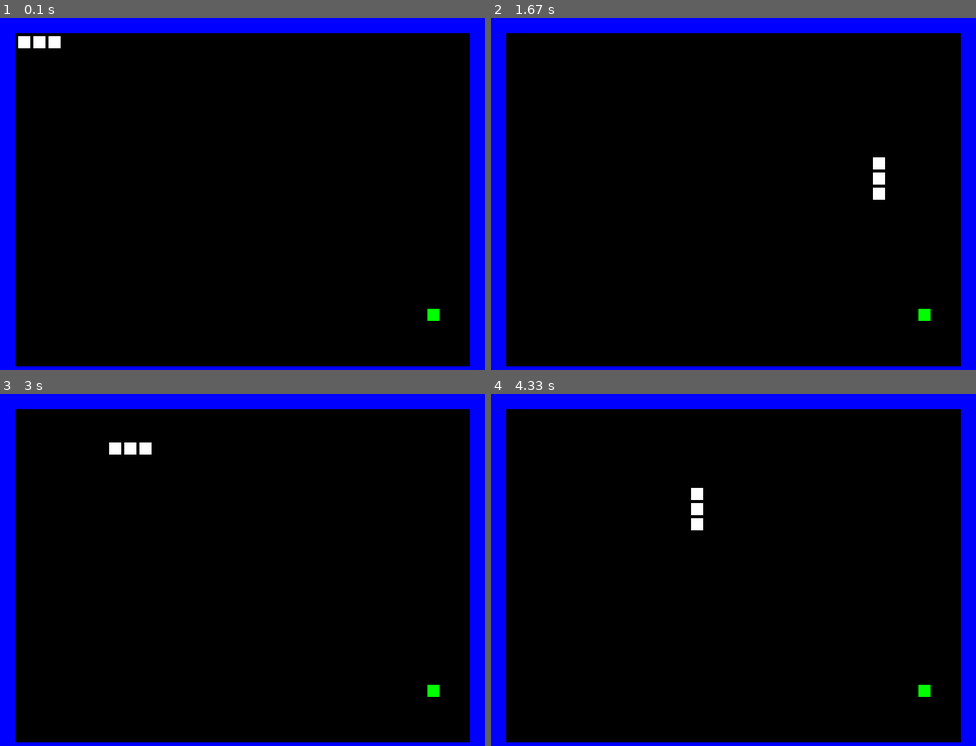
Above: before the commit, frames 1-4 (two rows, left to right).
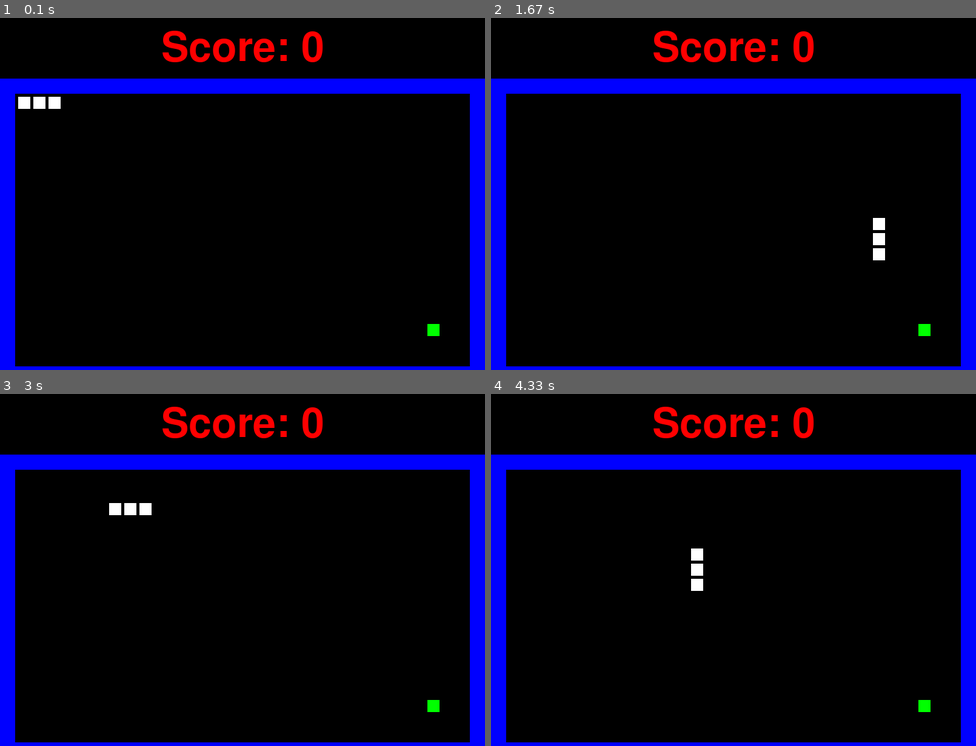
Above: after the commit, the same moments.

Repository: danlls/snake-pygame
Game: pygame game, started from main.py
Same seed, same stepped clock (60 frames per second), same inputs: the game is played once before the commit and once after it.
Inputs:
- Up to frame 1 (0.1 s): no input
- Up to frame 2 (1.67 s): tap Enter at 0.33 s; hold Down 1.17-1.63 s
- Up to frame 3 (3 s): hold Left 1.67-2.07 s; hold Up 2.1-2.47 s; hold Left from 2.5 s (still down)
- Up to frame 4 (4.33 s): release Left at 3.13 s; hold Down 3.17-3.53 s; hold Right 3.57-4.03 s; hold Up from 4.07 s (still down)

The runs differ from the first frame. In frame 1, 11% of the frame differs, in the area x 0-100%, y 0-91%; in frame 2, 11%; in frame 3, 11%; in frame 4, 11%.

Commit message:
Refs #6 -- Add scoreboard
Closes https://github.com/danlls/snake-pygame/issues/6

Diff:
--- a/main.py
+++ b/main.py
@@ -9,6 +9,7 @@
 WHITE = (255, 255, 255)
 BLUE = (0, 0, 255)
 GREEN = (0, 255, 0)
+RED = (255, 0, 0)
 
 # Size of each snake segments
 SEGMENT_WIDTH = 20
@@ -180,33 +181,54 @@
 
     def __init__(self, width=800, height=600):
         pygame.init()
+        pygame.font.init()
         self.screen_width = width
         self.screen_height = height
         self.screen = pygame.display.set_mode([self.screen_width, self.screen_height])
         pygame.display.set_caption('Snake')
+        self.font = pygame.font.Font(None, 100)
 
         self.clock = pygame.time.Clock()
         self.running = True
+        self.score = 0
+
+        # Scoreboard
+        self.score_board = pygame.Surface((self.screen_width, 100))
+        self.score_text = self.font.render("Score: " + str(self.score), True, RED)
+        self.score_text_pos = self.score_text.get_rect()
+        self.score_text_pos.centerx = self.score_board.get_rect().centerx
+        self.score_text_pos.centery = self.score_board.get_rect().centery
+
+        # Spaces belongs to game
+        self.game_bound = {
+            'min_x': 0,
+            'max_x': self.screen_width,
+            'min_y': 100,
+            'max_y': self.screen_height,
+        }
 
         # Build walls
         wall_color = BLUE
         wall_list = [
-            Wall(wall_color, (0,0), (self.screen_width, 0), WALL_THICKNESS),
-            Wall(wall_color, (self.screen_width-WALL_THICKNESS, 0), (self.screen_width-WALL_THICKNESS, self.screen_height), WALL_THICKNESS),
-            Wall(wall_color, (0, self.screen_height-WALL_THICKNESS), (self.screen_width-WALL_THICKNESS, self.screen_height-WALL_THICKNESS), WALL_THICKNESS),
-            Wall(wall_color, (0,0), (0,self.screen_height), WALL_THICKNESS)
+            Wall(wall_color, (self.game_bound['min_x'],self.game_bound['min_y']),
+                            (self.game_bound['max_x'], self.game_bound['min_y']), WALL_THICKNESS),
+            Wall(wall_color, (self.game_bound['max_x']-WALL_THICKNESS, self.game_bound['min_y']),
+                            (self.game_bound['max_x']-WALL_THICKNESS, self.game_bound['max_y']), WALL_THICKNESS),
+            Wall(wall_color, (self.game_bound['min_x'], self.game_bound['max_y']-WALL_THICKNESS),
+                            (self.game_bound['max_x']-WALL_THICKNESS, self.game_bound['max_y']-WALL_THICKNESS), WALL_THICKNESS),
+            Wall(wall_color, (self.game_bound['min_x'],self.game_bound['min_y']),
+                            (self.game_bound['min_x'],self.game_bound['max_y']), WALL_THICKNESS)
         ]
         self.walls = pygame.sprite.Group()
         self.walls.add(wall_list)
 
         # Build food
-        self.food = Food((WALL_THICKNESS, self.screen_width-WALL_THICKNESS), (WALL_THICKNESS, self.screen_height-WALL_THICKNESS))
+        self.food = Food((self.game_bound['min_x'] + WALL_THICKNESS, self.game_bound['max_x']-WALL_THICKNESS),
+                        (self.game_bound['min_y'] + WALL_THICKNESS, self.game_bound['max_y']-WALL_THICKNESS))
         self.food.spawn()
 
         # Puts snake starting point at top left of screen
-        self.snake = Snake(WALL_THICKNESS+SEGMENT_MARGIN, WALL_THICKNESS+SEGMENT_MARGIN)
-
-        self.score = 0
+        self.snake = Snake(self.game_bound['min_x']+WALL_THICKNESS+SEGMENT_MARGIN, self.game_bound['min_y']+WALL_THICKNESS+SEGMENT_MARGIN)
 
     def run(self):
         while self.running:
@@ -231,21 +253,27 @@
 
             # Fill background to delete previous drawn sprites
             self.screen.fill(BLACK)
+            self.score_board.fill(BLACK)
+
+            # Get score
+            self.score_text = self.font.render("Score: " + str(self.score), True, RED)
 
             # Update
             self.snake.move()
             self.walls.draw(self.screen)
             self.food.draw(self.screen)
             self.snake.draw(self.screen)
-
+            self.score_board.blit(self.score_text, self.score_text_pos)
+
+            # Collision detection
             if self.snake.collides_any(self.walls) or self.snake.collides_any(self.snake.tail()):
                 self.quit()
-
             if self.snake.collides(self.food):
                 self.score += 1
                 self.snake.grow()
                 self.food.spawn()
 
+            self.screen.blit(self.score_board, (0,0))
             pygame.display.update()
             self.clock.tick(FRAMERATE)
 
